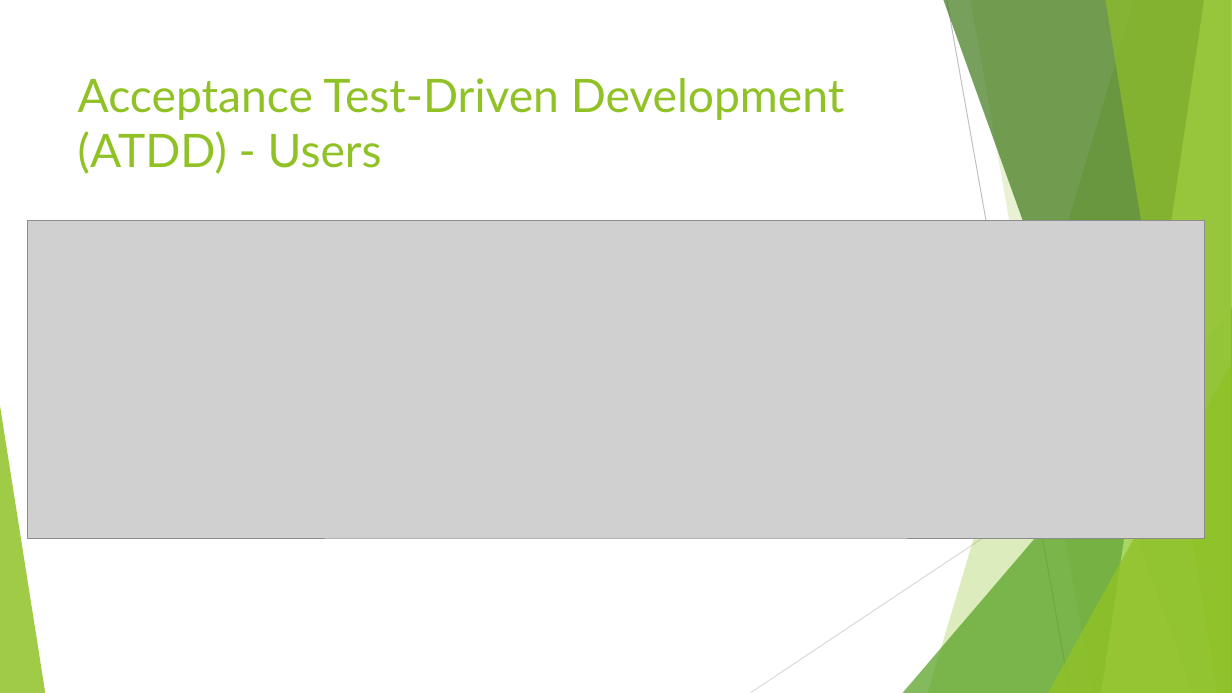
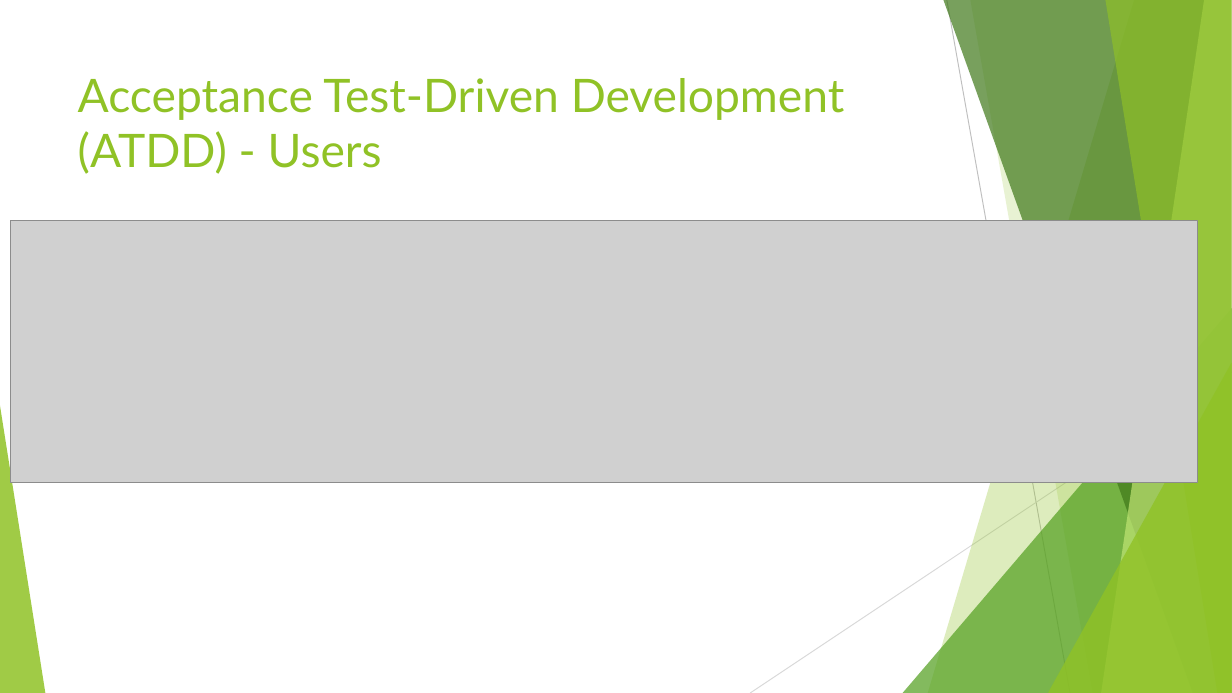
Before and after one commit to Konnie789/ENSE-470, a slide deck: slide 5 of Milestone 5/Milestone 5.ppt. Drawn at 1232x693 pixels with LibreOffice and Linux fonts; fonts in the diff are those of the drawing; grey boxes stand for pictures. Boxes give left, top, right and bottom in pixels: in the first picture for what was removed or moved away, otherwise in the second. Text is boxed around its words. In the diff, an @@ line names an element or a change of style, - is before the commit and + after.

```diff
--- a/Milestone 5/Milestone 5.ppt
+++ b/Milestone 5/Milestone 5.ppt
@@ freeform shape at box(970, 0, 1231, 693): outline redrawn @@
@@ picture: place and size @@
-picture at box(28, 221, 1204, 538)
+picture at box(11, 220, 1198, 482)
```
Also in this commit, not shown: 16 other slides changed.
